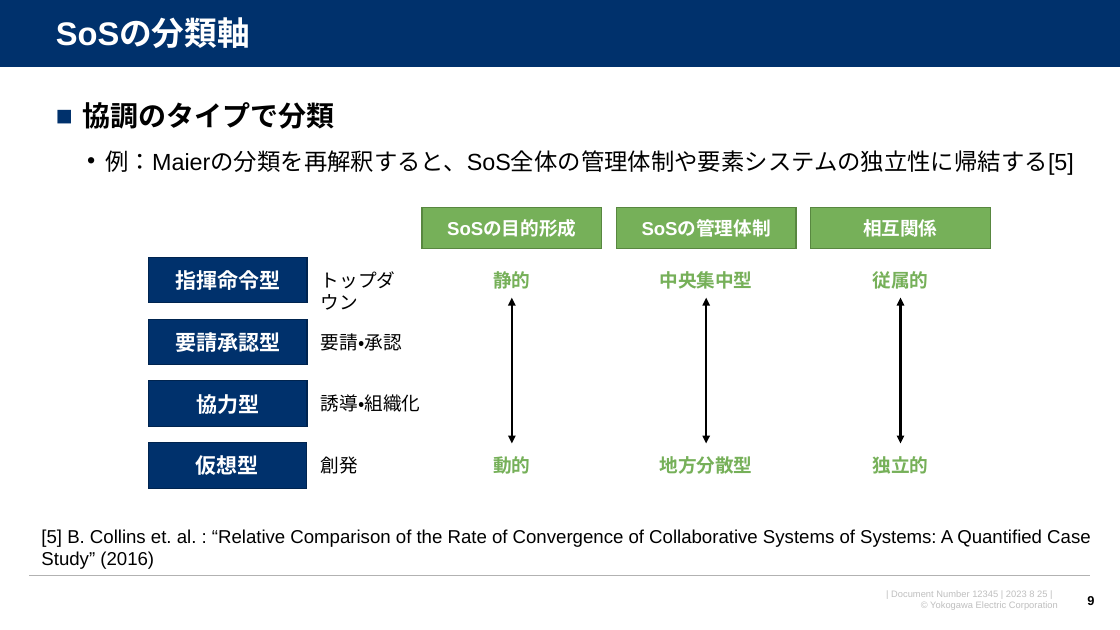
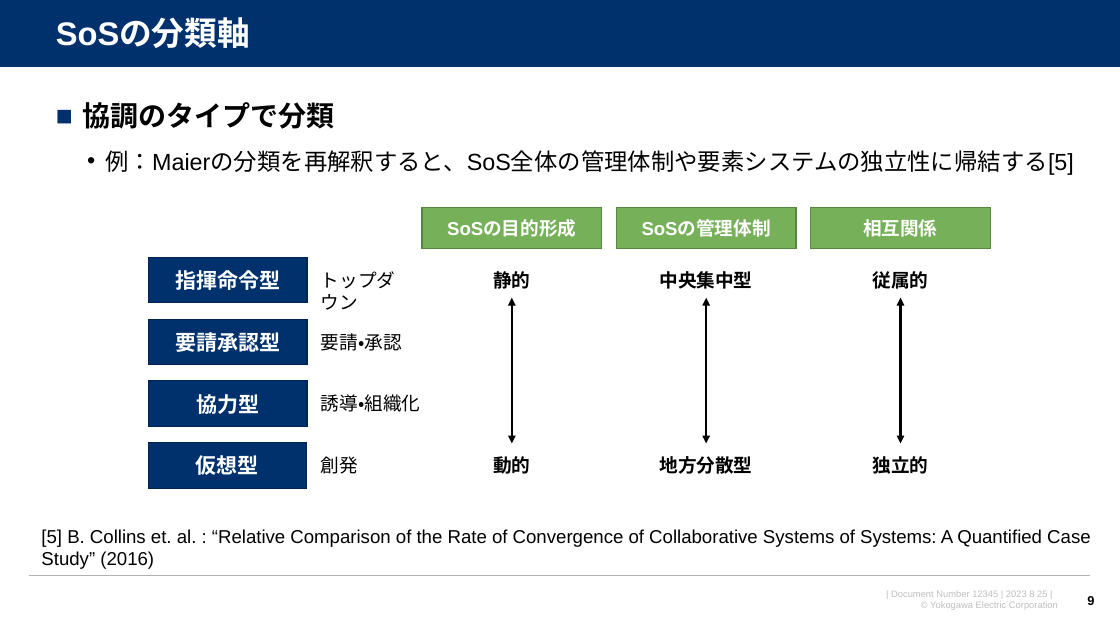
Before and after one commit to watarukumagai-git/opt, a slide deck: slide 9 of SoS/230825_SoS分科会第6回進め方のご相談_rev.0.pptx. Drawn at 1120x630 pixels with LibreOffice and Linux fonts; fonts in the diff are those of the drawing; background and template pictures are left out. Boxes give left, top, right and bottom in pixels: in the first picture for what was removed or moved away, otherwise in the second. Text is boxed around its words. In the diff, an @@ line names an element or a change of style, - is before the commit and + after.

```diff
--- a/SoS/230825_SoS分科会第6回進め方のご相談_rev.0.pptx
+++ b/SoS/230825_SoS分科会第6回進め方のご相談_rev.0.pptx
@@ text colour #76B059 to #000000 in 6 elements at [873,271,929,289], [660,271,753,289], [660,456,753,474], [493,456,530,474], [493,271,530,289], [873,456,929,474] @@
```
Also in this commit, not shown: 3 other slides changed.
